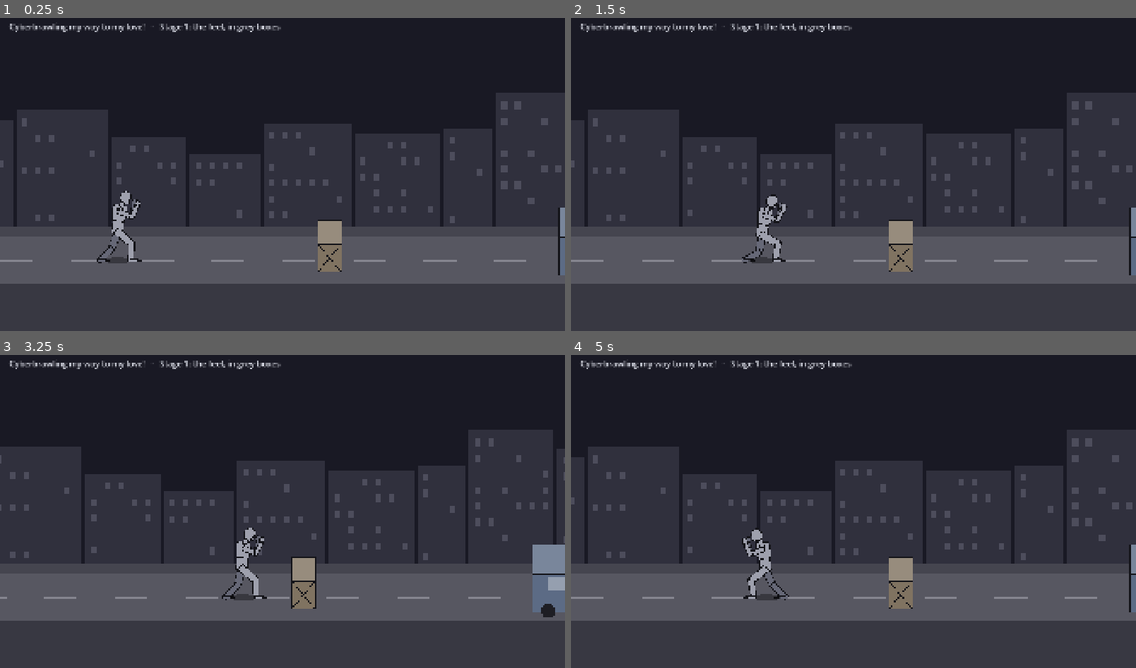
Above: before the commit, frames 1-4 (two rows, left to right).
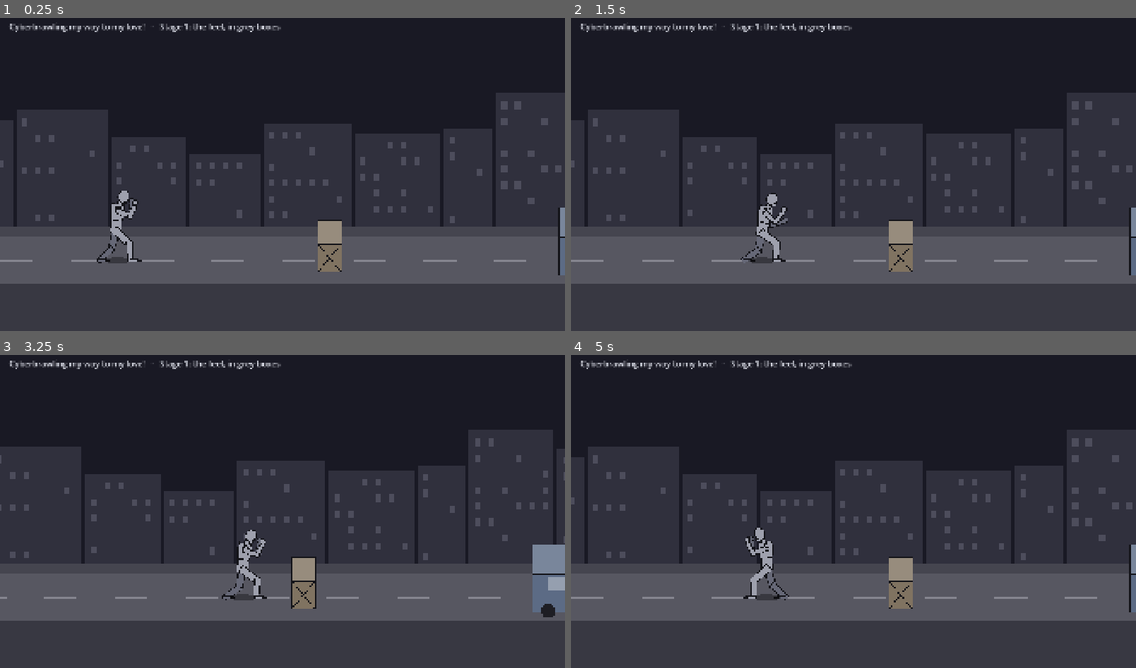
Above: after the commit, the same moments.

Repository: jetomev/cyberbrawling-my-way-to-my-love
Game: Godot game, scene res://scenes/main.tscn
Same seed, same stepped clock (60 frames per second), same inputs: the game is played once before the commit and once after it.
Inputs (mouse positions are in pixels of both pictures, inside the frame that each line leads up to):
- Up to frame 1 (0.25 s): no input
- Up to frame 2 (1.5 s): tap Enter at 0.5 s; move the mouse to (977, 155) at 0.52 s; hold Right (move_right) 0.53-1.25 s; hold L (block) 0.53-1.25 s; click (977, 155) at 0.67 s; tap Space (jump) at 0.77, 1.07 s; tap K (kick) at 0.8 s; drag from (740, 187) to (825, 237) at 1.27 s
- Up to frame 3 (3.25 s): move the mouse to (339, 439) at 2.02 s; hold Right (move_right) 2.03-2.75 s; tap J (punch) at 2.1 s; tap Space (jump) at 2.3 s; drag from (254, 574) to (113, 461) at 2.77 s
- Up to frame 4 (5 s): move the mouse to (1023, 558) at 3.52 s; hold Left (move_left) 3.53-4.25 s; hold L (block) 3.53-4.25 s; tap Space (jump) at 3.77, 4.07 s; tap K (kick) at 3.8 s; drag from (684, 461) to (768, 430) at 4.27 s

The runs differ from the first frame. In frame 1, 0.3% of the frame differs, in the area x 18-25%, y 55-77%; in frame 2, 0.3%; in frame 3, 0.3%; in frame 4, 0.4%, in the area x 30-37%, y 55-77%.

Commit message:
Stage 1: a soft landing, and the hips leading the turn (D-26)
From the assistant team's fourth review (on 27f398f):
- the landing: falling the last 48 px the legs reach for the street; the
  touchdown frame stays sharp; then the knees and hips take his weight over
  four frames (an 18 px sink) and he rises again by frame 16, the feet staying
  where they landed. It is timed from the touchdown in the drawing, so it runs
  on into the guard (the landing state itself is only 4 frames). The arms come
  in from open to the guard over the landing instead of snapping;
- the spin and the roundhouse: the hips turn 3 frames ahead of the shoulders
  (spin_upper / turn_upper); drawn, the legs come round first and the upper
  body is mirrored back until the shoulders follow;
- the standing foot pivots where it shows: flatter (on the ball, not the tip),
  turning round gradually through the spin, pointing back on the roundhouse.

Also: the idle starts at the plain guard, where every move ends (the hips
jumped 6 px at the end of every move), and the walk eases out of the guard
over its first 4 frames instead of jumping the feet.

Tests: 106 (was 101), five new guards, each red-checked.

Javier & Claude

Co-Authored-By: Claude Opus 5.5 <noreply@anthropic.com>

Diff:
--- a/game/scripts/present/hero_view.gd
+++ b/game/scripts/present/hero_view.gd
@@ -13,6 +13,8 @@
 var shadow: Polygon2D
 var tint := Color.WHITE
 var facing := 1.0
+var since_touch := 999  # frames since the feet last touched down (for the landing's sink and rise)
+var was_grounded := true
 
 
 func _init(body_tint := Color.WHITE) -> void:
@@ -130,7 +132,15 @@
 	facing = f.facing
 	var height := clampf(f.y / 200.0, 0.0, 1.0)
 	shadow.scale = Vector2.ONE * (1.0 - height * 0.45)
-	apply(Poses.angles(f.state, f.t, f.tune), f.on_ground())
+	var grounded: bool = f.on_ground()
+	if grounded and not was_grounded:
+		since_touch = 0
+	elif grounded:
+		since_touch += 1
+	was_grounded = grounded
+	var floor_y: float = f.world.floor_at(f.x, f.z, f.y) if f.world != null else 0.0
+	var pose := Poses.landing(Poses.angles(f.state, f.t, f.tune), since_touch if grounded else -1, f.y - floor_y, f.vy < 0.0)
+	apply(pose, grounded)
 	body.modulate = Color(1.6, 1.6, 1.9) if f.blocking() == "perfect" else Color.WHITE  # a perfect block flashes
 
 
@@ -159,18 +169,24 @@
 	# as for a hip turn, and past 90 the drawing flips to face the other way, his back to us
 	var spun := cos(deg_to_rad(baked["spin"]))
 	body.scale.x = facing * (-1.0 if spun < 0.0 else 1.0)
+	# the hips turn first and the shoulders follow: while the hips have come round and the shoulders haven't yet (or
+	# the other way about), the upper body is mirrored back to where the shoulders still face
+	var spun_top := cos(deg_to_rad(baked["spin_upper"]))
+	bones["belly"].scale.y = -1.0 if (spun < 0.0) != (spun_top < 0.0) else 1.0
 	# the hips and shoulders turn over (a turn, or a spin): the chest narrows, never below about half; past 90 the
-	# far-side arm and leg come in front, lit as near
+	# far-side leg (with the hips) and arm (with the shoulders) come in front, lit as near
 	var over := cos(deg_to_rad(baked["turn"] + baked["spin"]))
+	var over_top := cos(deg_to_rad(baked["turn_upper"] + baked["spin_upper"]))
 	for n in ["belly", "chest"]:
-		bones[n].get_node("Part").scale.y = maxf(absf(over), 0.55)
+		bones[n].get_node("Part").scale.y = maxf(absf(over_top), 0.55)
 	for name in bones:
 		var spec: Array = Poses.BONES[name]
 		var part: Node2D = bones[name].get_node_or_null("Part")
 		if part == null or name in ["belly", "chest", "neck", "head"]:
 			continue
 		var far: bool = spec[5] == 1
-		if over < 0.0:
+		var turned := over if name.begins_with("leg") or name.begins_with("foot") or name.begins_with("toe") else over_top
+		if turned < 0.0:
 			far = not far
 		part.z_index = -1 if far else 0
 		var drawn_far: bool = spec[5] == 1
--- a/game/scripts/present/poses.gd
+++ b/game/scripts/present/poses.gd
@@ -61,16 +61,16 @@
 
 ## Keys a pose may hold besides bones: shared or automatic parts that bake() turns into bone angles.
 const SOFT_KEYS := ["hip_x", "hip_y", "hip_turn", "torso", "open_f", "open_b", "cover_f", "cover_b", "rise_f", "rise_b",
-	"spin", "turn", "pivot_f", "pivot_b", "fore_f", "fore_b", "feet", "step_f", "step_b", "lift_f", "lift_b"]
+	"spin", "turn", "pivot_f", "pivot_b", "fore_f", "fore_b", "feet", "step_f", "step_b", "lift_f", "lift_b", "spin_upper", "turn_upper"]
 ## Keys that switch something on rather than bend it: a follow-through never carries them further.
 const SWITCH_KEYS := ["open_f", "open_b", "cover_f", "cover_b", "rise_f", "rise_b", "spin", "turn", "pivot_f", "pivot_b",
-	"fore_f", "fore_b", "feet", "step_f", "step_b", "lift_f", "lift_b"]
+	"fore_f", "fore_b", "feet", "step_f", "step_b", "lift_f", "lift_b", "spin_upper", "turn_upper"]
 
 ## The whip (D-21): in a strike the hips move first and the fist or foot arrives last. Each key is read this many
 ## ticks ahead on the move's curve, so the hips lead, the spine follows, then the shoulder and the upper limb; the
 ## forearm, hand, shin and foot keep the move's own timing (so the blow still lands when the logic says it does).
 ## The head trails a tick behind.
-const LEAD := {"hip_x": 3, "hip_turn": 3, "hip_y": 3, "spin": 2, "turn": 2, "pivot_f": 3, "pivot_b": 3, "torso": 2, "arm_f_upper": 1, "arm_b_upper": 1,
+const LEAD := {"hip_x": 3, "hip_turn": 3, "hip_y": 3, "spin": 3, "turn": 3, "pivot_f": 3, "pivot_b": 3, "torso": 2, "arm_f_upper": 1, "arm_b_upper": 1,
 	"leg_f_upper": 1, "leg_b_upper": 1, "head": -1}
 const FOOT_LENGTH := 24.0  # ankle to the ball of the foot
 const TOE_LENGTH := 11.0  # an ankle higher than foot + toes lets the foot point
@@ -87,7 +87,7 @@
 	"leg_f_upper": -47.3, "leg_f_lower": 48.9, "leg_b_upper": 22.6, "leg_b_lower": 19.9, "hip_y": 0.0,
 	"open_f": 0.0, "open_b": 0.0, "hip_x": 0.0, "hip_turn": 0.0, "cover_f": 1.0, "cover_b": 1.0, "rise_f": 0.0,
 	"rise_b": 0.0, "spin": 0.0, "turn": 0.0, "pivot_f": 0.0, "pivot_b": 0.0, "fore_f": 0.0, "fore_b": 0.0,
-	"feet": 0.0, "step_f": 0.0, "step_b": 0.0, "lift_f": 0.0, "lift_b": 0.0,
+	"feet": 0.0, "step_f": 0.0, "step_b": 0.0, "lift_f": 0.0, "lift_b": 0.0, "spin_upper": 0.0, "turn_upper": 0.0,
 }
 ## Where the ankles stand in the guard, from the hip joint: the guard's legs are solved for these spots.
 const STANCE := {"f": Vector2(44.0, 100.0), "b": Vector2(-63.0, 100.0)}
@@ -96,6 +96,7 @@
 ## WALK_STEP of them in the air and the rest planted, sliding back under the body at exactly the walking speed, so a
 ## planted foot stays put on the street.
 const WALK_CYCLE := 24
+const WALK_EASE_IN := 4  # the first steps ease out of the guard
 const WALK_STEP := 10
 const FORE_SHORT := 0.4  # a forearm pointing straight at the camera draws at 40% of its length
 ## How far into its start-up a strike is cocked (the wind-up moment). Most cock late (0.7), so the blow reads as a
@@ -110,8 +111,9 @@
 ## Looping states: [loop length in ticks, [tick, changes from GUARD], ...]
 const LOOPS := {
 	# the guard is never dead still: the weight rocks gently from the back leg to the front and back, knees giving
-	"idle": [60, [0, {"hip_x": -6.0, "hip_turn": -2.0, "hip_y": 0.0, "torso": 9.0, "head": 9.0}],
-		[30, {"hip_x": 6.0, "hip_turn": 2.0, "hip_y": 4.0, "torso": 12.0, "head": 7.0}]],
+	# (it starts and ends at the plain guard, which is where every move ends, so nothing jumps between them)
+	"idle": [60, [0, {}], [15, {"hip_x": -6.0, "hip_turn": -2.0, "hip_y": 0.0, "torso": 9.0, "head": 9.0}],
+		[45, {"hip_x": 6.0, "hip_turn": 2.0, "hip_y": 4.0, "torso": 12.0, "head": 7.0}]],
 	"walk": [24, [0, {"feet": 1.0, "hip_y": 2.0, "hip_turn": -3.0, "torso": 12.0}],
 		[6, {"feet": 1.0, "hip_y": -2.0, "hip_turn": 0.0, "torso": 11.0}],
 		[12, {"feet": 1.0, "hip_y": 2.0, "hip_turn": 3.0, "torso": 12.0}],
@@ -123,7 +125,10 @@
 const SHOTS := {
 	"jump": [["start", {"cover_f": 0.0, "cover_b": 0.0, "open_f": 1.0, "open_b": 1.0, "leg_f_upper": -60.0, "leg_f_lower": 95.0, "leg_b_upper": -20.0, "leg_b_lower": 105.0,
 		"arm_f_upper": -70.0, "arm_b_upper": -45.0, "hip_y": 0.0}]],
-	"land": [["start", {"hip_y": 16.0, "rise_b": 0.6, "torso": 16.0}],
+	# the touchdown itself: the arms still open from the air, coming in to the guard over the landing; the sink and
+	# rise of the legs is landing(), timed from the touchdown and running on into the guard
+	"land": [["start", {"cover_f": 0.0, "cover_b": 0.0, "arm_f_upper": -60.0, "arm_f_lower": -90.0, "arm_b_upper": -30.0,
+		"arm_b_lower": -80.0, "torso": 14.0}],
 		["end", {}]],
 	"punch": [["start", {"cover_f": 0.0}],
 		["windup", {"cover_f": 0.0, "hip_x": -2.0, "hip_turn": -2.0, "arm_f_upper": -45.0, "arm_f_lower": -125.0, "torso": 4.0}],
@@ -182,12 +187,12 @@
 		["follow", {}],
 		["end", {}]],
 	"spin_kick": [["start", {}],
-		["windup", {"step_b": 30.0, "spin": 170.0, "rise_b": 1.0, "hip_x": -4.0, "hip_turn": 14.0, "leg_f_upper": -95.0, "leg_f_lower": 120.0, "torso": 40.0, "head": -20.0, "hip_y": 6.0}],
-		["sweep", {"step_b": 40.0, "spin": 290.0, "rise_b": 1.0, "hip_x": -8.0, "hip_turn": -10.0, "leg_f_upper": -112.0, "leg_f_lower": 85.0, "torso": -10.0, "head": 8.0, "hip_y": 0.0}],
-		["active", {"step_b": 40.0, "spin": 360.0, "rise_b": 1.0, "hip_x": -14.0, "hip_turn": -24.0, "leg_f_upper": -122.0, "leg_f_lower": 0.0, "torso": -46.0, "head": 26.0, "hip_y": 0.0}],
-		["active_end", {"step_b": 40.0, "spin": 360.0, "rise_b": 1.0, "hip_x": -14.0, "hip_turn": -24.0, "leg_f_upper": -122.0, "leg_f_lower": 0.0, "torso": -46.0, "head": 26.0, "hip_y": 0.0}],
-		["follow", {}],
-		["end", {"spin": 360.0}]],
+		["windup", {"step_b": 30.0, "spin": 170.0, "pivot_b": 170.0, "rise_b": 0.35, "hip_x": -4.0, "hip_turn": 14.0, "leg_f_upper": -95.0, "leg_f_lower": 120.0, "torso": 40.0, "head": -20.0, "hip_y": 6.0}],
+		["sweep", {"step_b": 40.0, "spin": 290.0, "pivot_b": 290.0, "rise_b": 0.35, "hip_x": -8.0, "hip_turn": -10.0, "leg_f_upper": -112.0, "leg_f_lower": 85.0, "torso": -10.0, "head": 8.0, "hip_y": 0.0}],
+		["active", {"step_b": 40.0, "spin": 360.0, "pivot_b": 360.0, "rise_b": 0.35, "hip_x": -14.0, "hip_turn": -24.0, "leg_f_upper": -122.0, "leg_f_lower": 0.0, "torso": -46.0, "head": 26.0, "hip_y": 0.0}],
+		["active_end", {"step_b": 40.0, "spin": 360.0, "pivot_b": 360.0, "rise_b": 0.35, "hip_x": -14.0, "hip_turn": -24.0, "leg_f_upper": -122.0, "leg_f_lower": 0.0, "torso": -46.0, "head": 26.0, "hip_y": 0.0}],
+		["follow", {}],
+		["end", {"spin": 360.0, "pivot_b": 360.0}]],
 	"elbow": [["start", {"cover_f": 0.0}],
 		["windup", {"cover_f": 0.0, "cover_b": 1.0, "hip_x": -5.0, "hip_turn": -5.0, "arm_f_upper": -60.0, "arm_f_lower": -150.0, "torso": -4.0}],
 		["active", {"cover_f": 0.0, "cover_b": 1.0, "hip_x": 12.0, "hip_turn": 10.0, "arm_f_upper": -100.0, "arm_f_lower": -160.0, "torso": 24.0, "head": -10.0}],
@@ -196,9 +201,9 @@
 		["end", {}]],
 	"roundhouse": [["start", {}],
 		["windup", {"step_f": -10.0, "turn": 40.0, "pivot_f": 60.0, "rise_f": 0.2, "hip_x": 4.0, "hip_turn": -10.0, "leg_b_upper": -60.0, "leg_b_lower": 115.0, "torso": -14.0, "hip_y": 0.0}],
-		["sweep", {"step_f": -16.0, "turn": 90.0, "pivot_f": 120.0, "rise_f": 0.4, "hip_x": 10.0, "hip_turn": -20.0, "leg_b_upper": -100.0, "leg_b_lower": 95.0, "torso": -30.0, "head": 14.0, "hip_y": 0.0}],
-		["active", {"step_f": -18.0, "turn": 165.0, "pivot_f": 170.0, "rise_f": 0.6, "hip_x": 14.0, "hip_turn": -30.0, "leg_b_upper": -106.0, "leg_b_lower": 52.0, "torso": -26.0, "head": 16.0, "hip_y": 0.0}],
-		["active_end", {"step_f": -18.0, "turn": 165.0, "pivot_f": 170.0, "rise_f": 0.6, "hip_x": 14.0, "hip_turn": -30.0, "leg_b_upper": -106.0, "leg_b_lower": 52.0, "torso": -26.0, "head": 16.0, "hip_y": 0.0}],
+		["sweep", {"step_f": -16.0, "turn": 90.0, "pivot_f": 120.0, "rise_f": 0.25, "hip_x": 10.0, "hip_turn": -20.0, "leg_b_upper": -100.0, "leg_b_lower": 95.0, "torso": -30.0, "head": 14.0, "hip_y": 0.0}],
+		["active", {"step_f": -18.0, "turn": 165.0, "pivot_f": 170.0, "rise_f": 0.3, "hip_x": 14.0, "hip_turn": -30.0, "leg_b_upper": -106.0, "leg_b_lower": 52.0, "torso": -26.0, "head": 16.0, "hip_y": 0.0}],
+		["active_end", {"step_f": -18.0, "turn": 165.0, "pivot_f": 170.0, "rise_f": 0.3, "hip_x": 14.0, "hip_turn": -30.0, "leg_b_upper": -106.0, "leg_b_lower": 52.0, "torso": -26.0, "head": 16.0, "hip_y": 0.0}],
 		["follow", {}],
 		["end", {}]],
 	"hammer_fist": [["start", {"cover_f": 0.0, "open_f": 0.0, "arm_f_upper": -170.0, "arm_f_lower": -20.0, "leg_f_upper": -60.0, "leg_f_lower": 95.0,
@@ -249,6 +254,10 @@
 static func full(changes: Dictionary) -> Dictionary:
 	var out := GUARD.duplicate()
 	out.merge(changes, true)
+	# the shoulders turn with the hips unless the pose says otherwise (a move's clock makes them trail; see angles())
+	for k in ["spin", "turn"]:
+		if not changes.has(k + "_upper"):
+			out[k + "_upper"] = out[k]
 	return out
 
 
@@ -283,6 +292,8 @@
 				var pose := blend(full(k0[1]), full(k1[1]), float(tt - k0[0]) / float(t1 - k0[0]))
 				if state == "walk":
 					pose.merge(_walk_feet(t, tune), true)
+					if t < WALK_EASE_IN:
+						pose = blend(full({"feet": 1.0}), pose, float(t) / WALK_EASE_IN)  # from the guard, no jump
 				return pose
 		return full({})
 	if SHOTS.has(state):
@@ -303,8 +314,48 @@
 		for k in LEAD:
 			if out.has(k) and k != striker:
 				out[k] = _shot_at(state, keys, poses, maxi(0, t + LEAD[k]), tune)[k]
+		# the hips turn first and the chest and arms follow: "spin" and "turn" above are the hips (read ahead), these
+		# are the shoulders, on the move's own clock (the assistant team's fourth review: show the hips leading)
+		out["spin_upper"] = now.get("spin", 0.0)
+		out["turn_upper"] = now.get("turn", 0.0)
 		return out
 	return full({})
+
+
+## The landing (the assistant team's fourth review, 2026-11-02: soften it). Falling the last REACH_HEIGHT px, the legs
+## reach down for the street. The frame the feet touch stays sharp; then over the next frames the knees and hips take
+## his weight (a sink of up to SINK px, deepest LAND_PEAK frames in) and he rises again by LAND_SETTLE frames, the feet
+## staying where they landed. It runs on into the guard. since = frames since the touchdown, or -1 in the air.
+const REACH_HEIGHT := 48.0
+const LAND_REACH := {"leg_f_upper": -28.0, "leg_f_lower": 22.0, "leg_b_upper": 12.0, "leg_b_lower": 26.0}
+const SINK := 18.0
+const LAND_PEAK := 4
+const LAND_SETTLE := 16
+
+
+static func landing(pose: Dictionary, since: int, height: float, falling: bool) -> Dictionary:
+	var out := pose.duplicate()
+	if since < 0:
+		if falling and height < REACH_HEIGHT:
+			var k := clampf(1.0 - height / REACH_HEIGHT, 0.0, 1.0)
+			k = k * k * (3.0 - 2.0 * k)
+			for key in LAND_REACH:
+				out[key] = lerpf(out.get(key, 0.0), LAND_REACH[key], k)
+		return out
+	var dip := sink_at(since)
+	out["hip_y"] = out.get("hip_y", 0.0) + dip
+	out["torso"] = out.get("torso", 0.0) + dip * 0.3  # the chest folds a little over the bent knees
+	return out
+
+
+## How far the hips have sunk, `since` frames after a touchdown.
+static func sink_at(since: int) -> float:
+	if since <= 0 or since >= LAND_SETTLE:
+		return 0.0
+	if since <= LAND_PEAK:
+		return SINK * sin(PI * 0.5 * float(since) / LAND_PEAK)
+	var k := float(since - LAND_PEAK) / float(LAND_SETTLE - LAND_PEAK)
+	return SINK * (1.0 - k * k * (3.0 - 2.0 * k))
 
 
 ## Where the feet are in the shuffle at tick t: each foot steps out over WALK_STEP ticks (lifted, eased), then stays
@@ -378,6 +429,8 @@
 	out["open_b"] = pose.get("open_b", 0.0)
 	for k in ["rise_f", "rise_b", "spin", "turn", "pivot_f", "pivot_b", "fore_f", "fore_b"]:
 		out[k] = pose.get(k, 0.0)
+	out["spin_upper"] = pose.get("spin_upper", out["spin"])  # the shoulders (they trail the hips in a move)
+	out["turn_upper"] = pose.get("turn_upper", out["turn"])
 	for side in ["f", "b"]:
 		_settle_foot(out, side, grounded)
 	if not grounded:
--- a/game/tests/test_form.gd
+++ b/game/tests/test_form.gd
@@ -91,7 +91,8 @@
 		var b := Poses.bake(Poses.angles(m, Moves.data(m, t)["startup"], t), true)
 		var heel: Vector2 = Poses._end("leg_%s_lower" % stand[m], b)[0]
 		var toe: Vector2 = Poses._end("toe_" + stand[m], b)[0]
-		check(heel.y < toe.y - 15.0, "%s: the standing heel is up, pivoting on the toes (heel %.0f, toes %.0f)" % [m, heel.y, toe.y])
+		# on the ball of the foot to pivot, but low enough that the foot turning round shows (fourth review)
+		check(heel.y < toe.y - 8.0 and heel.y > toe.y - 18.0, "%s: the standing heel is up, pivoting on the ball of the foot (heel %.0f, toes %.0f)" % [m, heel.y, toe.y])
 		check(absf(toe.y) < 1.0, "%s: and the toes are on the street (%.1f)" % [m, toe.y])
 		for plain in ["kick", "body_kick"]:
 			var p := Poses.angles(plain, Moves.data(plain, t)["startup"], t)
@@ -234,3 +235,37 @@
 	check(r["turn"] >= 150.0, "the roundhouse's waist and shoulders are turned over, his back to us (%.0f)" % r["turn"])
 	check(fmod(s["spin"], 360.0) == 0.0 and s["turn"] == 0.0, "the spin kick lands facing front")
 	check(r["torso"] > s["torso"] + 12.0, "the roundhouse turns upright, the spin kick leans far back (%.0f vs %.0f)" % [r["torso"], s["torso"]])
+
+
+func test_the_hips_lead_the_turn() -> void:
+	# fourth review: on the spin and the roundhouse they couldn't see the hips leading
+	var t := Tuning.fresh()
+	var spin_lead := false
+	for tt in range(0, Moves.data("spin_kick", t)["startup"] + 1):
+		var p := Poses.angles("spin_kick", tt, t)
+		spin_lead = spin_lead or (cos(deg_to_rad(p["spin"])) < 0.0 and cos(deg_to_rad(p["spin_upper"])) > 0.0)
+	check(spin_lead, "the spin kick's hips come round while the shoulders still face the front")
+	var turn_lead := false
+	for tt in range(0, Moves.data("roundhouse", t)["startup"] + 1):
+		var p := Poses.angles("roundhouse", tt, t)
+		turn_lead = turn_lead or (p["turn"] >= 90.0 and p["turn_upper"] < 90.0)
+	check(turn_lead, "the roundhouse's hips turn over before the shoulders do")
+	var v = HeroView.new()
+	v.apply(Poses.full({"spin": 120.0, "spin_upper": 60.0}))
+	check(v.body.scale.x < 0.0 and v.bones["belly"].scale.y < 0.0, "drawn: hips round, the upper body mirrored back to where the shoulders face")
+	eq([v.bones["leg_b_upper"].get_node("Part").z_index, v.bones["arm_b_upper"].get_node("Part").z_index], [0, -1], "the far leg has come in front with the hips; the far arm hasn't yet")
+	v.free()
+
+
+func test_the_standing_foot_pivots_where_it_shows() -> void:
+	var t := Tuning.fresh()
+	var v = HeroView.new()
+	var narrowest := 1.0
+	for tt in range(0, Moves.data("spin_kick", t)["startup"] + 1):
+		v.apply(Poses.angles("spin_kick", tt, t))
+		narrowest = minf(narrowest, absf(v.bones["foot_b"].get_node("Part").scale.x))
+	check(narrowest < 0.5, "the spin kick's standing foot turns round gradually, edge-on on the way (%.2f wide)" % narrowest)
+	var hit := Poses.angles("roundhouse", Moves.data("roundhouse", t)["startup"], t)
+	v.apply(hit)
+	check(v.bones["foot_f"].get_node("Part").scale.x < -0.5 and hit["rise_f"] <= 0.35, "the roundhouse's standing foot points back, flat enough to see it")
+	v.free()
--- a/game/tests/test_hero_view.gd
+++ b/game/tests/test_hero_view.gd
@@ -59,11 +59,12 @@
 func test_walk_loops_without_a_hitch() -> void:
 	var t := Tuning.fresh()
 	var length: int = Poses.LOOPS["walk"][0]
-	var a := Poses.angles("walk", 0, t)
-	var b := Poses.angles("walk", length, t)
+	# (the first steps ease out of the guard, so compare a cycle in with the next one)
+	var a := Poses.angles("walk", length, t)
+	var b := Poses.angles("walk", 2 * length, t)
 	for k in a:
 		check(is_equal_approx(a[k], b[k]), "walk %s matches across the loop" % k)
-	var last := Poses.angles("walk", length - 1, t)
+	var last := Poses.angles("walk", 2 * length - 1, t)
 	check(absf(last["leg_f_upper"] - a["leg_f_upper"]) < 8.0, "the last frame flows into the first")
 
 
--- /dev/null
+++ b/game/tests/test_landing.gd
@@ -0,0 +1,70 @@
+extends "res://tests/test_case.gd"
+## The landing (the assistant team's fourth review, 2026-11-02): the legs reach for the street in the last of the
+## fall, the touchdown frame stays sharp, then the knees and hips take his weight over a few frames and he rises
+## again, the feet staying where they landed; the arms come in to the guard instead of snapping.
+
+const Poses := preload("res://scripts/present/poses.gd")
+const Tuning := preload("res://scripts/sim/tuning.gd")
+const Fighter := preload("res://scripts/sim/fighter.gd")
+const StreetWorld := preload("res://scripts/sim/street_world.gd")
+const HeroView := preload("res://scripts/present/hero_view.gd")
+
+
+func test_the_sink_and_the_rise() -> void:
+	eq(Poses.sink_at(0), 0.0, "the touchdown frame itself stays sharp")
+	var peak := 0.0
+	var peak_at := 0
+	for s in range(0, Poses.LAND_SETTLE + 1):
+		if Poses.sink_at(s) > peak:
+			peak = Poses.sink_at(s)
+			peak_at = s
+	check(peak >= 14.0, "the knees and hips take his weight (%.0f px deep)" % peak)
+	check(peak_at >= 2 and peak_at <= 6, "over a few frames, not one (deepest %d frames in)" % peak_at)
+	for s in range(peak_at, Poses.LAND_SETTLE):
+		check(Poses.sink_at(s + 1) <= Poses.sink_at(s), "then he rises, never dipping again (frame %d)" % s)
+	eq(Poses.sink_at(Poses.LAND_SETTLE), 0.0, "and is back up")
+
+
+func test_the_legs_reach_for_the_street() -> void:
+	var t := Tuning.fresh()
+	var air := Poses.angles("jump", 0, t)
+	var tucked: Vector2 = Poses._end("leg_f_lower", Poses.bake(air, false))[0]
+	var near: Vector2 = Poses._end("leg_f_lower", Poses.bake(Poses.landing(air, -1, 6.0, true), false))[0]
+	check(near.y > tucked.y + 20.0, "falling the last few px, the feet reach down (%.0f px lower)" % (near.y - tucked.y))
+	eq(Poses.landing(air, -1, 200.0, true), air, "high in the air, nothing changes")
+	eq(Poses.landing(air, -1, 6.0, false), air, "going up, the legs stay tucked")
+
+
+func test_a_real_landing_sinks_and_rises_without_snapping() -> void:
+	var tune := Tuning.fresh()
+	var f = Fighter.new(tune, 400.0, 80.0, StreetWorld.grey_street())
+	var v = HeroView.new()
+	var hips := []
+	var hands := []
+	var feet := []
+	var touch := -1
+	for i in 120:
+		f.step({"jump": i == 2})
+		v.sync(f, 0.0)
+		var p: Dictionary = v.points()
+		hips.append((p["hip"] as Vector2).y - v.body.position.y)
+		hands.append(p["hand_b"])
+		feet.append(p["foot_f"])
+		if touch < 0 and i > 3 and f.on_ground():
+			touch = i
+	check(touch > 0, "he jumps and lands (touchdown at tick %d)" % touch)
+	if touch < 0:
+		v.free()
+		return
+	var standing: float = hips[touch]
+	var deepest := 0.0
+	for k in range(touch, mini(touch + 8, hips.size())):
+		deepest = maxf(deepest, hips[k] - standing)
+	check(deepest >= 12.0, "after touchdown the hips sink (%.0f px)" % deepest)
+	check(absf(hips[mini(touch + Poses.LAND_SETTLE + 4, hips.size() - 1)] - hips[1]) < 8.0, "and rise back to his standing height before the jump")
+	for k in range(touch, mini(touch + 6, hands.size() - 1)):
+		var step: float = (hands[k + 1] as Vector2).distance_to(hands[k])
+		check(step < 30.0, "frame %d: the rear hand comes in, no snap (%.0f px)" % [k, step])
+	for k in range(touch + 1, mini(touch + Poses.LAND_SETTLE, feet.size())):
+		check(absf((feet[k] as Vector2).x - (feet[touch + 1] as Vector2).x) < 3.0, "frame %d: the front foot stays where it landed" % k)
+	v.free()
--- a/game/tests/test_stance.gd
+++ b/game/tests/test_stance.gd
@@ -41,15 +41,19 @@
 
 func test_the_guard_is_never_dead_still() -> void:
 	var t := Tuning.fresh()
-	var a := Poses.bake(Poses.angles("idle", 0, t), true)
-	var b := Poses.bake(Poses.angles("idle", 30, t), true)
+	var a := Poses.bake(Poses.angles("idle", 15, t), true)
+	var b := Poses.bake(Poses.angles("idle", 45, t), true)
 	check(absf(b["hip_x"] - a["hip_x"]) >= 10.0, "the weight rocks from the back leg to the front (%.0f px)" % absf(b["hip_x"] - a["hip_x"]))
 	# the knees give: a dip written into a pose really lowers the hips (it used to be wiped out by the feet settling)
 	var flat := Poses.bake(Poses.full({}), true)
 	var dip := Poses.bake(Poses.full({"hip_y": 10.0}), true)
 	var drop: float = (Poses._end("hip", dip)[0] as Vector2).y - (Poses._end("hip", flat)[0] as Vector2).y
 	check(absf(drop - 10.0) < 1.0, "a 10 px dip lowers the hips 10 px (%.1f)" % drop)
-	check(Poses.angles("idle", 30, t)["hip_y"] - Poses.angles("idle", 0, t)["hip_y"] >= 3.0, "the knees give as the weight comes forward")
+	check(Poses.angles("idle", 45, t)["hip_y"] - Poses.angles("idle", 15, t)["hip_y"] >= 3.0, "the knees give as the weight comes forward")
+	var start := Poses.angles("idle", 0, t)
+	var guard := Poses.full({})
+	for k in guard:
+		check(is_equal_approx(start[k], guard[k]), "the idle starts at the plain guard, where every move ends (%s)" % k)
 
 
 func test_the_walk_is_a_shuffle() -> void:
@@ -66,7 +70,7 @@
 			# where the toes are on the street: the body travels at the walking speed
 			var world: float = v * tt + (Poses._end("toe_" + side, b)[0] as Vector2).x
 			var planted: bool = pose["lift_" + side] == 0.0
-			if planted and last.has(side):
+			if planted and last.has(side) and tt > Poses.WALK_EASE_IN:
 				check(absf(world - last[side]) < 0.5, "walk@%d: the planted %s foot stays put (slid %.1f px)" % [tt, side, world - last[side]])
 			last[side] = world if planted else null
 			if not planted:
Not shown, changed: TODO.md
